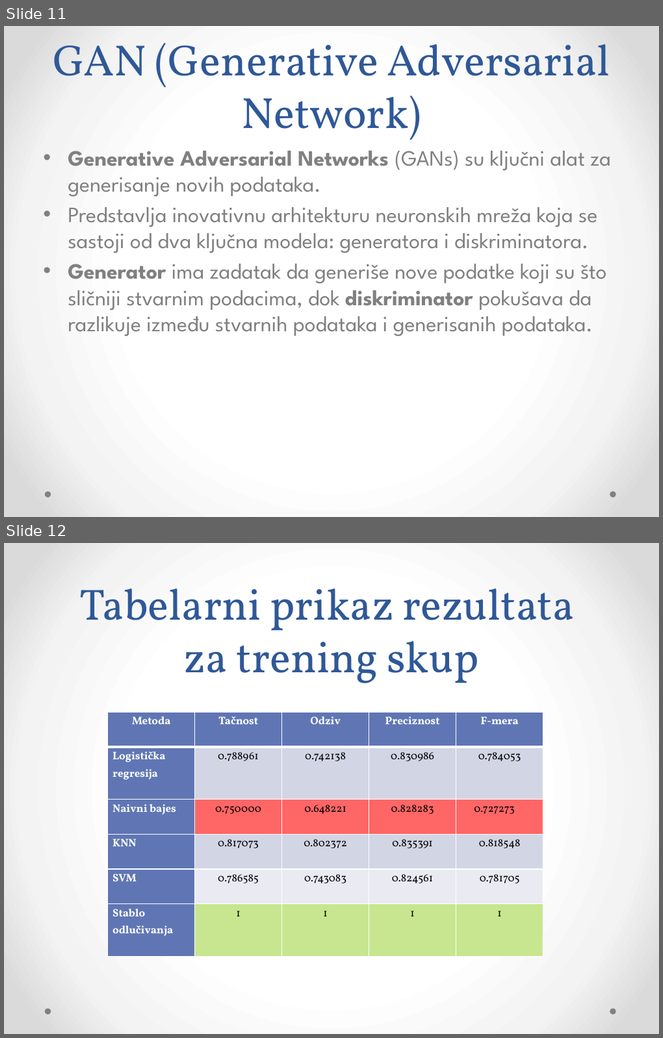
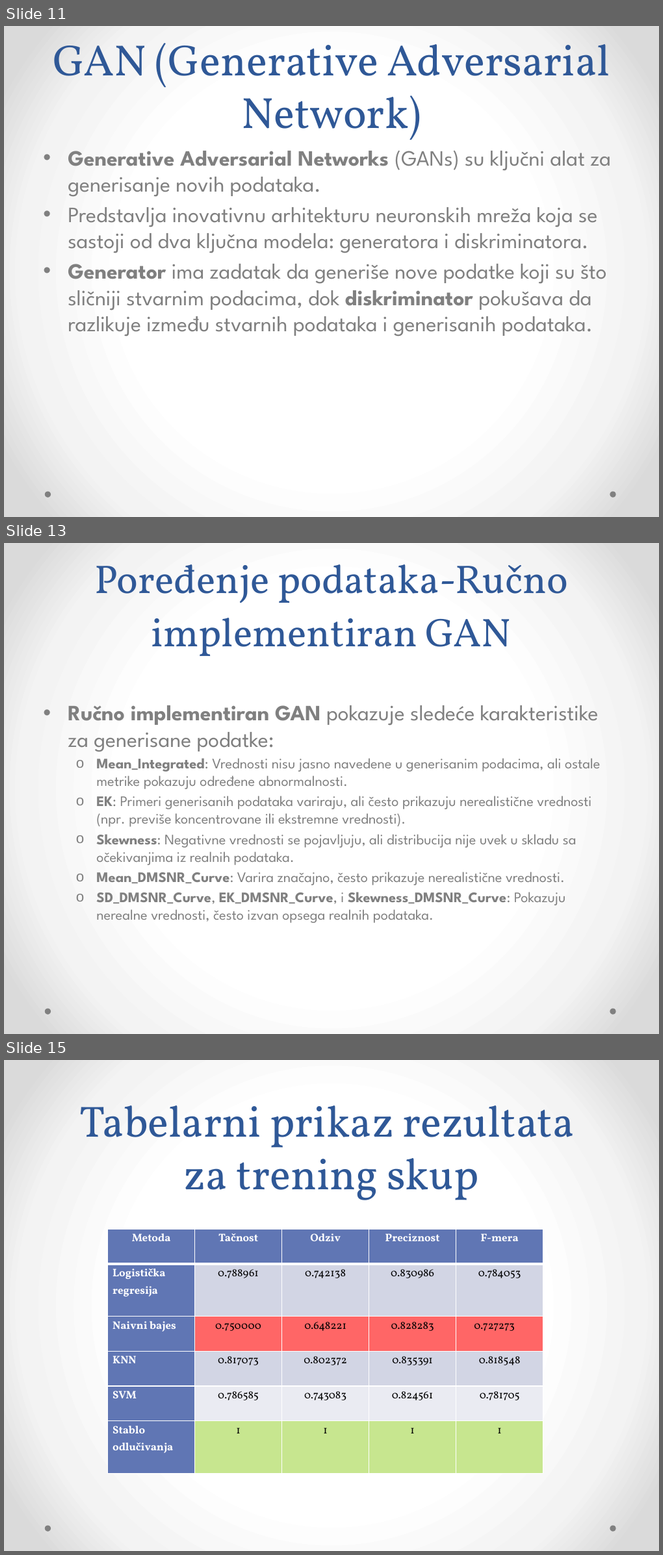
Before and after one commit to halidak/machine_learning_project, a slide deck: documentation/GenerativnaVeštačkaInteligencija.pptx. Shown one above the other, each under a label of ours: slides 11 and 12 before the commit, slides 11, 13 and 15 after it; the slides between them are not shown. The pictures are 663x1038 and 663x1555 pixels, drawn with LibreOffice and Linux fonts; fonts in the diff are those of the drawing. Boxes give left, top, right and bottom in pixels: in the first picture for what was removed or moved away, otherwise in the second. Text is boxed around its words. In the diff, an @@ line names an element or a change of style, - is before the commit and + after.

Commit message:
poređenje podataka

```diff
--- a/documentation/GenerativnaVeštačkaInteligencija.pptx
+++ b/documentation/GenerativnaVeštačkaInteligencija.pptx
@@ slide 13 added at box(4, 543, 659, 1034), background gradient #FFFFFF to #F4F4F4 to #DADADA; not listed: 2 template elements that a slide beside it also shows @@
@@ title added at box(94, 564, 568, 656), 44 pt, text #2F5897 @@
+Poređenje podataka-Ručno implementiran GAN
@@ text added at box(68, 705, 600, 923), 16 pt, text #808080 @@
+• Ručno implementiran GAN pokazuje sledeće karakteristike za generisane podatke:
+  o Mean_Integrated: Vrednosti nisu jasno navedene u generisanim podacima, ali ostale metrike pokazuju određene abnormalnosti.
+  o EK: Primeri generisanih podataka variraju, ali često prikazuju nerealistične vrednosti (npr. previše koncentrovane ili ekstremne vrednosti).
+  o Skewness: Negativne vrednosti se pojavljuju, ali distribucija nije uvek u skladu sa očekivanjima iz realnih podataka.
+  o Mean_DMSNR_Curve: Varira značajno, često prikazuje nerealistične vrednosti.
+  o SD_DMSNR_Curve, EK_DMSNR_Curve, i Skewness_DMSNR_Curve: Pokazuju nerealne vrednosti, često izvan opsega realnih podataka.
@@ what was slide 12 is now slide 15 @@
```
Also in this commit, not shown: 2 other slides added, 1 other file.
